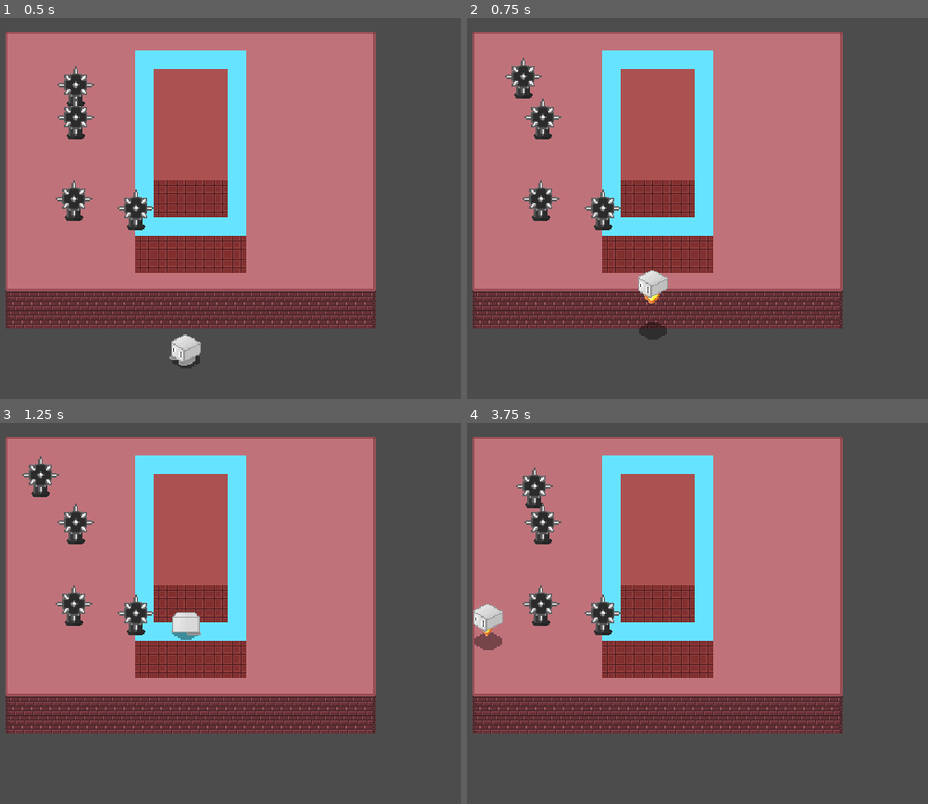
Above: before the commit, frames 1-4 (two rows, left to right).
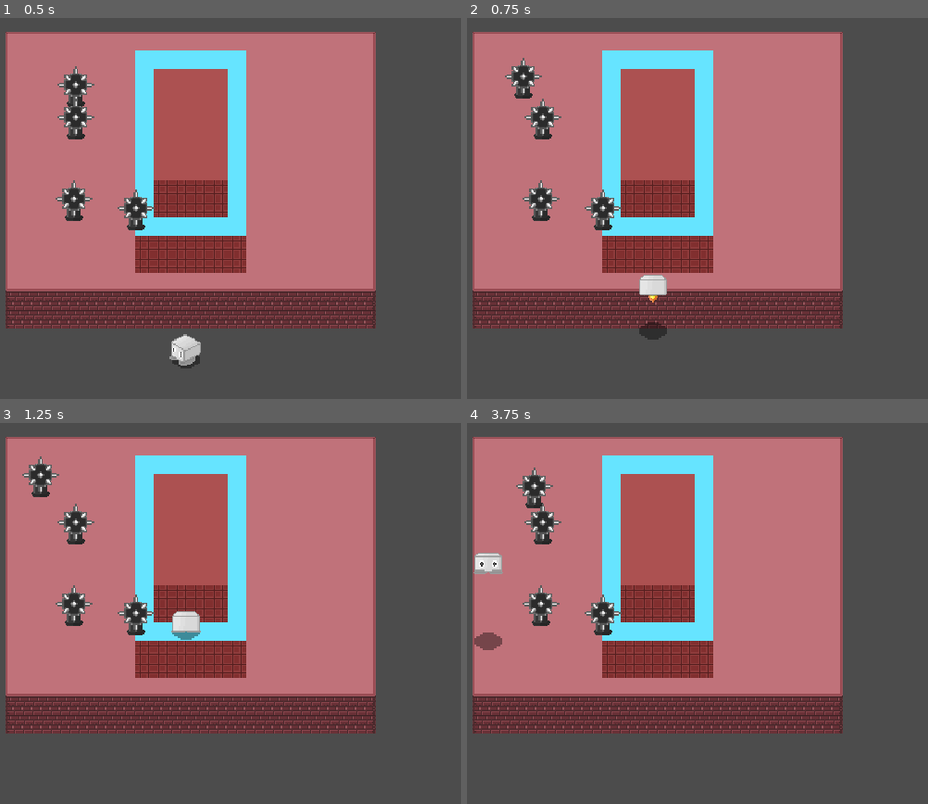
Above: after the commit, the same moments.

Repository: calsf/er
Game: Godot game, scene res://Level1.tscn
The game is run twice, just before and just after one commit, with the same random seed, the same clock (stepped at 60 frames per second) and the same inputs.
Inputs:
- Up to frame 1 (0.5 s): no input
- Up to frame 2 (0.75 s): hold W (move_up) from 0.53 s (still down); tap Space (jump) at 0.6 s
- Up to frame 3 (1.25 s): keep holding W (move_up); tap Space (jump) at 0.77, 1.07 s
- Up to frame 4 (3.75 s): tap Shift (walk) at 1.35, 2.85 s; tap Space (jump) at 1.52, 1.55, 1.82, 2.1, 3.02, 3.05, 3.32, 3.6 s; release W (move_up) at 2.03 s; hold A (move_left) 2.03-3.53 s; hold S (move_down) from 3.53 s (still down)

Frame 1 is identical in both runs. In frame 2, 0.3% of the frame differs, in the area x 37-44%, y 66-75%; in frame 3, less than 0.1%; in frame 4, 0.7%, in the area x 1-8%, y 34-56%.

Commit message:
finishing player animations

Diff:
--- a/world_objects/player/Player.tscn
+++ b/world_objects/player/Player.tscn
@@ -20,6 +20,134 @@
 radius = 3.64687
 height = 12.3822
 
+[sub_resource type="Animation" id=64]
+resource_name = "FallDown"
+length = 0.1
+tracks/0/type = "value"
+tracks/0/path = NodePath("PlayerSprite:frame")
+tracks/0/interp = 1
+tracks/0/loop_wrap = true
+tracks/0/imported = false
+tracks/0/enabled = true
+tracks/0/keys = {
+"times": PoolRealArray( 0 ),
+"transitions": PoolRealArray( 1 ),
+"update": 1,
+"values": [ 82 ]
+}
+
+[sub_resource type="Animation" id=65]
+resource_name = "FallDownLeft"
+length = 0.1
+tracks/0/type = "value"
+tracks/0/path = NodePath("PlayerSprite:frame")
+tracks/0/interp = 1
+tracks/0/loop_wrap = true
+tracks/0/imported = false
+tracks/0/enabled = true
+tracks/0/keys = {
+"times": PoolRealArray( 0 ),
+"transitions": PoolRealArray( 1 ),
+"update": 1,
+"values": [ 81 ]
+}
+
+[sub_resource type="Animation" id=66]
+resource_name = "FallDownRight"
+length = 0.1
+tracks/0/type = "value"
+tracks/0/path = NodePath("PlayerSprite:frame")
+tracks/0/interp = 1
+tracks/0/loop_wrap = true
+tracks/0/imported = false
+tracks/0/enabled = true
+tracks/0/keys = {
+"times": PoolRealArray( 0 ),
+"transitions": PoolRealArray( 1 ),
+"update": 1,
+"values": [ 86 ]
+}
+
+[sub_resource type="Animation" id=67]
+resource_name = "FallLeft"
+length = 0.1
+tracks/0/type = "value"
+tracks/0/path = NodePath("PlayerSprite:frame")
+tracks/0/interp = 1
+tracks/0/loop_wrap = true
+tracks/0/imported = false
+tracks/0/enabled = true
+tracks/0/keys = {
+"times": PoolRealArray( 0 ),
+"transitions": PoolRealArray( 1 ),
+"update": 1,
+"values": [ 87 ]
+}
+
+[sub_resource type="Animation" id=68]
+resource_name = "FallRight"
+length = 0.1
+tracks/0/type = "value"
+tracks/0/path = NodePath("PlayerSprite:frame")
+tracks/0/interp = 1
+tracks/0/loop_wrap = true
+tracks/0/imported = false
+tracks/0/enabled = true
+tracks/0/keys = {
+"times": PoolRealArray( 0 ),
+"transitions": PoolRealArray( 1 ),
+"update": 1,
+"values": [ 84 ]
+}
+
+[sub_resource type="Animation" id=69]
+resource_name = "FallUp"
+length = 0.1
+tracks/0/type = "value"
+tracks/0/path = NodePath("PlayerSprite:frame")
+tracks/0/interp = 1
+tracks/0/loop_wrap = true
+tracks/0/imported = false
+tracks/0/enabled = true
+tracks/0/keys = {
+"times": PoolRealArray( 0 ),
+"transitions": PoolRealArray( 1 ),
+"update": 1,
+"values": [ 83 ]
+}
+
+[sub_resource type="Animation" id=70]
+resource_name = "FallUpLeft"
+length = 0.1
+tracks/0/type = "value"
+tracks/0/path = NodePath("PlayerSprite:frame")
+tracks/0/interp = 1
+tracks/0/loop_wrap = true
+tracks/0/imported = false
+tracks/0/enabled = true
+tracks/0/keys = {
+"times": PoolRealArray( 0 ),
+"transitions": PoolRealArray( 1 ),
+"update": 1,
+"values": [ 85 ]
+}
+
+[sub_resource type="Animation" id=71]
+resource_name = "FallUpRight"
+length = 0.1
+tracks/0/type = "value"
+tracks/0/path = NodePath("PlayerSprite:frame")
+tracks/0/interp = 1
+tracks/0/loop_wrap = true
+tracks/0/imported = false
+tracks/0/enabled = true
+tracks/0/keys = {
+"times": PoolRealArray( 0 ),
+"transitions": PoolRealArray( 1 ),
+"update": 1,
+"values": [ 80 ]
+}
+
 [sub_resource type="Animation" id=5]
 resource_name = "IdleDown"
 loop = true
@@ -146,6 +274,23 @@
 "transitions": PoolRealArray( 1, 1 ),
 "update": 1,
 "values": [ 6, 7 ]
+}
+
+[sub_resource type="Animation" id=53]
+resource_name = "JumpDown"
+length = 0.2
+loop = true
+tracks/0/type = "value"
+tracks/0/path = NodePath("PlayerSprite:frame")
+tracks/0/interp = 1
+tracks/0/loop_wrap = true
+tracks/0/imported = false
+tracks/0/enabled = true
+tracks/0/keys = {
+"times": PoolRealArray( 0, 0.1 ),
+"transitions": PoolRealArray( 1, 1 ),
+"update": 1,
+"values": [ 68, 69 ]
 }
 
 [sub_resource type="Animation" id=13]
@@ -165,6 +310,106 @@
 "values": [ 66, 67 ]
 }
 
+[sub_resource type="Animation" id=54]
+resource_name = "JumpDownRight"
+length = 0.2
+loop = true
+tracks/0/type = "value"
+tracks/0/path = NodePath("PlayerSprite:frame")
+tracks/0/interp = 1
+tracks/0/loop_wrap = true
+tracks/0/imported = false
+tracks/0/enabled = true
+tracks/0/keys = {
+"times": PoolRealArray( 0, 0.1 ),
+"transitions": PoolRealArray( 1, 1 ),
+"update": 1,
+"values": [ 76, 77 ]
+}
+
+[sub_resource type="Animation" id=55]
+resource_name = "JumpLeft"
+length = 0.2
+tracks/0/type = "value"
+tracks/0/path = NodePath("PlayerSprite:frame")
+tracks/0/interp = 1
+tracks/0/loop_wrap = true
+tracks/0/imported = false
+tracks/0/enabled = true
+tracks/0/keys = {
+"times": PoolRealArray( 0, 0.1 ),
+"transitions": PoolRealArray( 1, 1 ),
+"update": 1,
+"values": [ 78, 79 ]
+}
+
+[sub_resource type="Animation" id=56]
+resource_name = "JumpRight"
+length = 0.2
+tracks/0/type = "value"
+tracks/0/path = NodePath("PlayerSprite:frame")
+tracks/0/interp = 1
+tracks/0/loop_wrap = true
+tracks/0/imported = false
+tracks/0/enabled = true
+tracks/0/keys = {
+"times": PoolRealArray( 0, 0.1 ),
+"transitions": PoolRealArray( 1, 1 ),
+"update": 1,
+"values": [ 72, 73 ]
+}
+
+[sub_resource type="Animation" id=57]
+resource_name = "JumpUp"
+length = 0.2
+loop = true
+tracks/0/type = "value"
+tracks/0/path = NodePath("PlayerSprite:frame")
+tracks/0/interp = 1
+tracks/0/loop_wrap = true
+tracks/0/imported = false
+tracks/0/enabled = true
+tracks/0/keys = {
+"times": PoolRealArray( 0, 0.1 ),
+"transitions": PoolRealArray( 1, 1 ),
+"update": 1,
+"values": [ 70, 71 ]
+}
+
+[sub_resource type="Animation" id=58]
+resource_name = "JumpUpLeft"
+length = 0.2
+loop = true
+tracks/0/type = "value"
+tracks/0/path = NodePath("PlayerSprite:frame")
+tracks/0/interp = 1
+tracks/0/loop_wrap = true
+tracks/0/imported = false
+tracks/0/enabled = true
+tracks/0/keys = {
+"times": PoolRealArray( 0, 0.1 ),
+"transitions": PoolRealArray( 1, 1 ),
+"update": 1,
+"values": [ 74, 75 ]
+}
+
+[sub_resource type="Animation" id=59]
+resource_name = "JumpUpRight"
+length = 0.2
+loop = true
+tracks/0/type = "value"
+tracks/0/path = NodePath("PlayerSprite:frame")
+tracks/0/interp = 1
+tracks/0/loop_wrap = true
+tracks/0/imported = false
+tracks/0/enabled = true
+tracks/0/keys = {
+"times": PoolRealArray( 0, 0.1 ),
+"transitions": PoolRealArray( 1, 1 ),
+"update": 1,
+"values": [ 64, 65 ]
+}
+
 [sub_resource type="Animation" id=14]
 resource_name = "MoveDown"
 length = 0.6
@@ -296,6 +541,49 @@
 "update": 1,
 "values": [ 0, 1, 2, 3, 4, 5 ]
 }
+
+[sub_resource type="AnimationNodeAnimation" id=73]
+animation = "FallDown"
+
+[sub_resource type="AnimationNodeAnimation" id=74]
+animation = "FallUp"
+
+[sub_resource type="AnimationNodeAnimation" id=75]
+animation = "FallLeft"
+
+[sub_resource type="AnimationNodeAnimation" id=76]
+animation = "FallRight"
+
+[sub_resource type="AnimationNodeAnimation" id=77]
+animation = "FallDownLeft"
+
+[sub_resource type="AnimationNodeAnimation" id=78]
+animation = "FallDownRight"
+
+[sub_resource type="AnimationNodeAnimation" id=79]
+animation = "FallUpLeft"
+
+[sub_resource type="AnimationNodeAnimation" id=80]
+animation = "FallUpRight"
+
+[sub_resource type="AnimationNodeBlendSpace2D" id=72]
+blend_point_0/node = SubResource( 73 )
+blend_point_0/pos = Vector2( 0, 1 )
+blend_point_1/node = SubResource( 74 )
+blend_point_1/pos = Vector2( 0, -1 )
+blend_point_2/node = SubResource( 75 )
+blend_point_2/pos = Vector2( -1, 0 )
+blend_point_3/node = SubResource( 76 )
+blend_point_3/pos = Vector2( 1, 0 )
+blend_point_4/node = SubResource( 77 )
+blend_point_4/pos = Vector2( -0.4, 0.6 )
+blend_point_5/node = SubResource( 78 )
+blend_point_5/pos = Vector2( 0.4, 0.6 )
+blend_point_6/node = SubResource( 79 )
+blend_point_6/pos = Vector2( -0.4, -0.6 )
+blend_point_7/node = SubResource( 80 )
+blend_point_7/pos = Vector2( 0.4, -0.6 )
+blend_mode = 1
 
 [sub_resource type="AnimationNodeAnimation" id=22]
 animation = "IdleLeft"
@@ -341,16 +629,28 @@
 blend_mode = 1
 
 [sub_resource type="AnimationNodeAnimation" id=31]
+animation = "JumpLeft"
+
+[sub_resource type="AnimationNodeAnimation" id=32]
+animation = "JumpUp"
+
+[sub_resource type="AnimationNodeAnimation" id=33]
+animation = "JumpRight"
+
+[sub_resource type="AnimationNodeAnimation" id=34]
+animation = "JumpDown"
+
+[sub_resource type="AnimationNodeAnimation" id=60]
 animation = "JumpDownLeft"
 
-[sub_resource type="AnimationNodeAnimation" id=32]
-animation = "JumpDownLeft"
-
-[sub_resource type="AnimationNodeAnimation" id=33]
-animation = "JumpDownLeft"
-
-[sub_resource type="AnimationNodeAnimation" id=34]
-animation = "JumpDownLeft"
+[sub_resource type="AnimationNodeAnimation" id=61]
+animation = "JumpDownRight"
+
+[sub_resource type="AnimationNodeAnimation" id=62]
+animation = "JumpUpLeft"
+
+[sub_resource type="AnimationNodeAnimation" id=63]
+animation = "JumpUpRight"
 
 [sub_resource type="AnimationNodeBlendSpace2D" id=35]
 blend_point_0/node = SubResource( 31 )
@@ -361,6 +661,14 @@
 blend_point_2/pos = Vector2( 1, 0 )
 blend_point_3/node = SubResource( 34 )
 blend_point_3/pos = Vector2( 0, 1 )
+blend_point_4/node = SubResource( 60 )
+blend_point_4/pos = Vector2( -0.4, 0.6 )
+blend_point_5/node = SubResource( 61 )
+blend_point_5/pos = Vector2( 0.4, 0.6 )
+blend_point_6/node = SubResource( 62 )
+blend_point_6/pos = Vector2( -0.4, -0.6 )
+blend_point_7/node = SubResource( 63 )
+blend_point_7/pos = Vector2( 0.4, -0.6 )
 blend_mode = 1
 
 [sub_resource type="AnimationNodeAnimation" id=36]
@@ -418,16 +726,30 @@
 
 [sub_resource type="AnimationNodeStateMachineTransition" id=50]
 
+[sub_resource type="AnimationNodeStateMachineTransition" id=81]
+
+[sub_resource type="AnimationNodeStateMachineTransition" id=82]
+
+[sub_resource type="AnimationNodeStateMachineTransition" id=83]
+
+[sub_resource type="AnimationNodeStateMachineTransition" id=84]
+
+[sub_resource type="AnimationNodeStateMachineTransition" id=85]
+
+[sub_resource type="AnimationNodeStateMachineTransition" id=86]
+
 [sub_resource type="AnimationNodeStateMachine" id=51]
+states/Fall/node = SubResource( 72 )
+states/Fall/position = Vector2( 172, 281 )
 states/Idle/node = SubResource( 30 )
 states/Idle/position = Vector2( 396, 73 )
 states/Jump/node = SubResource( 35 )
 states/Jump/position = Vector2( 489, 219 )
 states/Move/node = SubResource( 44 )
 states/Move/position = Vector2( 595, 73 )
-transitions = [ "Idle", "Move", SubResource( 45 ), "Move", " …(124 unchanged characters)…  49 ), "Jump", "Move", SubResource( 50 ) ]
+transitions = [ "Idle", "Move", SubResource( 45 ), "Move", " …(124 unchanged characters)…  49 ), "Jump", "Move", SubResource( 50 ), "Idle", "Fall", SubResource( 81 ), "Move", "Fall", SubResource( 82 ), "Jump", "Fall", SubResource( 83 ), "Fall", "Jump", SubResource( 84 ), "Fall", "Move", SubResource( 85 ), "Fall", "Idle", SubResource( 86 ) ]
 start_node = "Idle"
-graph_offset = Vector2( -31, 46 )
+graph_offset = Vector2( -6, 58 )
 
 [sub_resource type="AnimationNodeStateMachinePlayback" id=52]
 
@@ -447,9 +769,9 @@
 [node name="PlayerSprite" type="Sprite" parent="."]
 position = Vector2( 0, -6 )
 texture = ExtResource( 2 )
-vframes = 10
+vframes = 11
 hframes = 8
-frame = 9
+frame = 8
 
 [node name="CollisionShape2D" type="CollisionShape2D" parent="."]
 rotation = -1.5708
@@ -489,6 +811,14 @@
 shape = SubResource( 4 )
 
 [node name="AnimationPlayer" type="AnimationPlayer" parent="."]
+anims/FallDown = SubResource( 64 )
+anims/FallDownLeft = SubResource( 65 )
+anims/FallDownRight = SubResource( 66 )
+anims/FallLeft = SubResource( 67 )
+anims/FallRight = SubResource( 68 )
+anims/FallUp = SubResource( 69 )
+anims/FallUpLeft = SubResource( 70 )
+anims/FallUpRight = SubResource( 71 )
 anims/IdleDown = SubResource( 5 )
 anims/IdleDownLeft = SubResource( 6 )
 anims/IdleDownRight = SubResource( 7 )
@@ -497,7 +827,14 @@
 anims/IdleUp = SubResource( 10 )
 anims/IdleUpLeft = SubResource( 11 )
 anims/IdleUpRight = SubResource( 12 )
+anims/JumpDown = SubResource( 53 )
 anims/JumpDownLeft = SubResource( 13 )
+anims/JumpDownRight = SubResource( 54 )
+anims/JumpLeft = SubResource( 55 )
+anims/JumpRight = SubResource( 56 )
+anims/JumpUp = SubResource( 57 )
+anims/JumpUpLeft = SubResource( 58 )
+anims/JumpUpRight = SubResource( 59 )
 anims/MoveDown = SubResource( 14 )
 anims/MoveDownLeft = SubResource( 15 )
 anims/MoveDownRight = SubResource( 16 )
@@ -512,8 +849,9 @@
 anim_player = NodePath("../AnimationPlayer")
 active = true
 parameters/playback = SubResource( 52 )
+parameters/Fall/blend_position = Vector2( 0, 0 )
 parameters/Idle/blend_position = Vector2( 0, 0 )
-parameters/Jump/blend_position = Vector2( -0.00156009, -0.0206186 )
+parameters/Jump/blend_position = Vector2( 0, 0 )
 parameters/Move/blend_position = Vector2( 0, 0 )
 [connection signal="timeout" from="HurtboxArea2D/Timer" to="." method="_on_Timer_timeout"]
 [connection signal="area_entered" from="DetectElevEntry" to="." method="_on_DetectElevEntry_area_entered"]
--- a/world_objects/player/player.gd
+++ b/world_objects/player/player.gd
@@ -72,9 +72,12 @@
 		animationTree.set("parameters/Idle/blend_position", input_vector)
 		animationTree.set("parameters/Move/blend_position", input_vector)
 		animationTree.set("parameters/Jump/blend_position", input_vector)
-
-		if (added_height > 0):
+		animationTree.set("parameters/Fall/blend_position", input_vector)
+
+		if (is_jumping):
 			animationState.travel("Jump")
+		elif(is_falling):
+			animationState.travel("Fall")
 		else:
 			animationState.travel("Move")
 
@@ -225,7 +228,7 @@
 		is_falling = false
 	elif Input.is_action_just_pressed("jump") and has_jumped and !has_double_jumped:
 		has_double_jumped = true
-		jump_height = added_height + MAX_HEIGHT
+		jump_height = MAX_HEIGHT * 2
 		is_jumping = true
 		is_falling = false
 
Not shown: 1 places in world_objects/player/Player.tscn that only renumber resources
Binary file changed: world_objects/player/player.png
